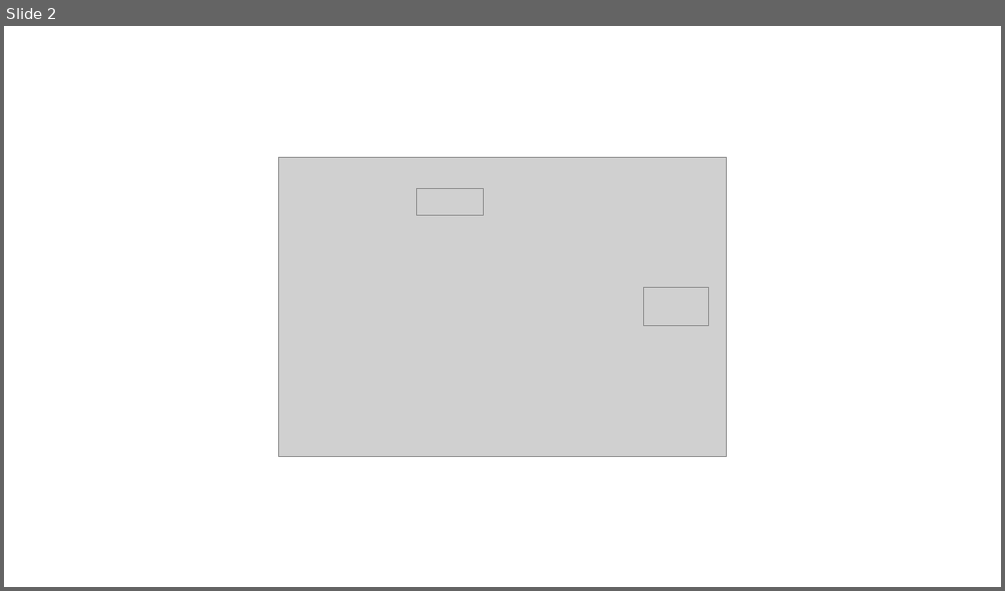
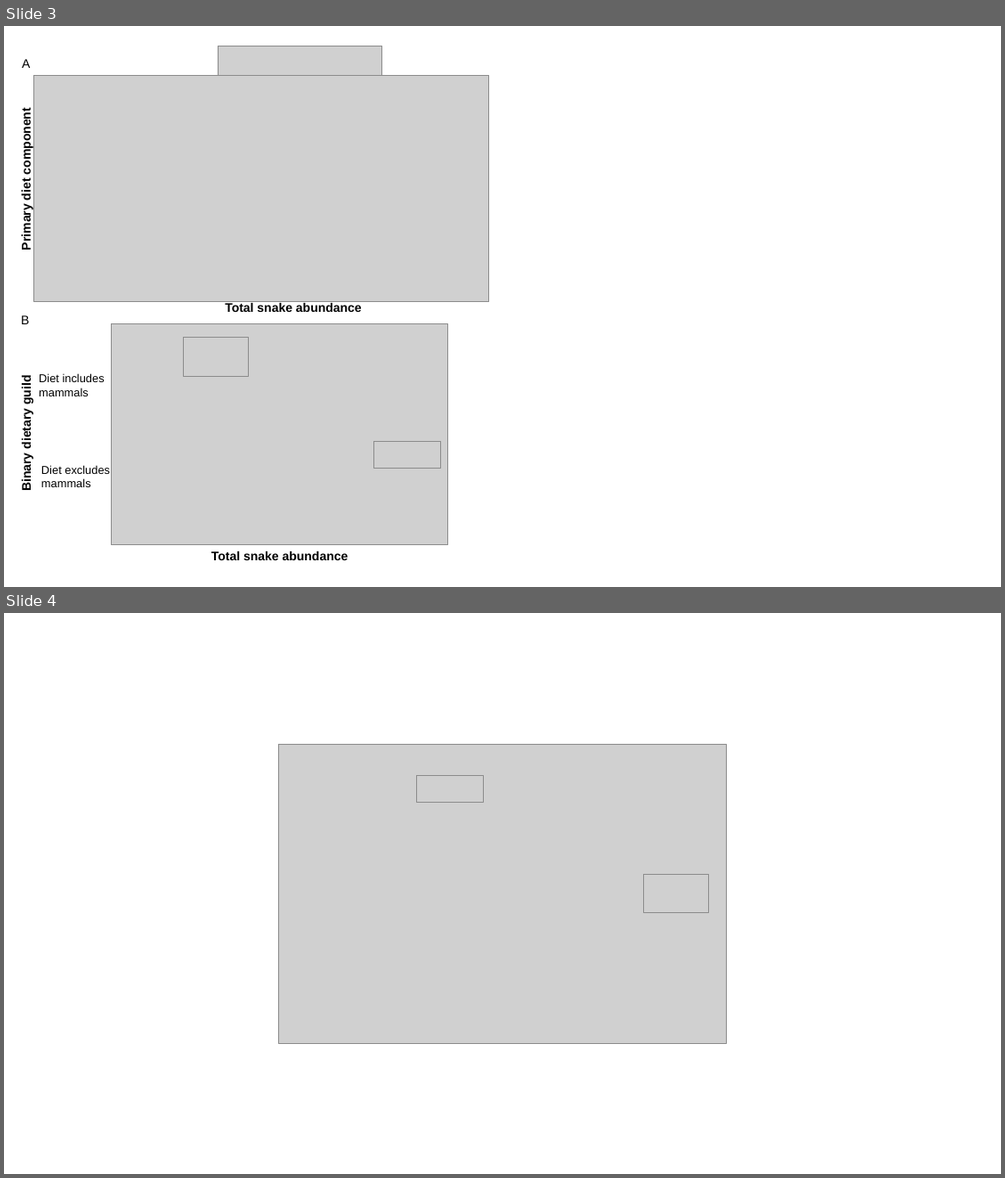
Before and after one commit to owenmccool/amazon, a slide deck: Manuscript/figure_formatting.pptx. Shown one above the other, each under a label of ours: slide 2 before the commit, slides 3 and 4 after it. The pictures are 1005x591 and 1005x1178 pixels, drawn with LibreOffice and Linux fonts; fonts in the diff are those of the drawing; grey boxes stand for pictures. Boxes give left, top, right and bottom in pixels: in the first picture for what was removed or moved away, otherwise in the second. Text is boxed around its words. In the diff, an @@ line names an element or a change of style, - is before the commit and + after.

```diff
--- a/Manuscript/figure_formatting.pptx
+++ b/Manuscript/figure_formatting.pptx
@@ slide 3 added at box(4, 26, 1001, 587), background #FFFFFF @@
@@ picture added at box(218, 46, 382, 77) @@
@@ text added at box(22, 59, 30, 68), 12 pt, text #000000 @@
+A
@@ picture added at box(34, 75, 489, 301) @@
@@ text added at box(19, 114, 33, 249), 12 pt, text #000000, bold @@
+Primary diet component
@@ text added at box(21, 315, 29, 324), 12 pt, text #000000 @@
+B
@@ text added at box(225, 303, 362, 312), 12 pt, text #000000, bold @@
+Total snake abundance
@@ group added at box(19, 323, 448, 560): 4 texts, 3 pictures @@
+Diet includes mammals
+Diet excludes mammals
+Binary dietary guild
+Total snake abundance
@@ what was slide 2 is now slide 4 @@
```
Also in this commit, not shown: 1 other slide added, 9 other files.
